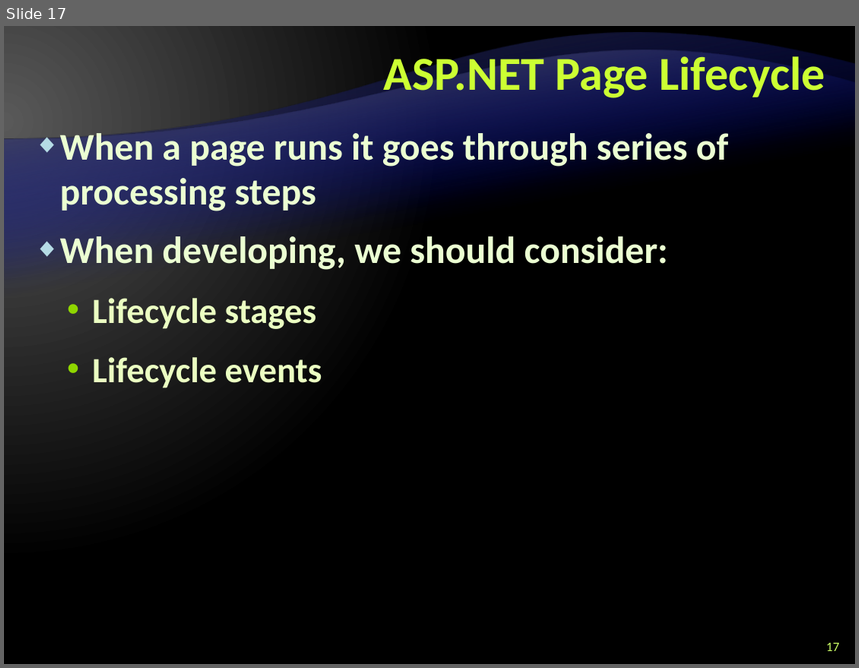
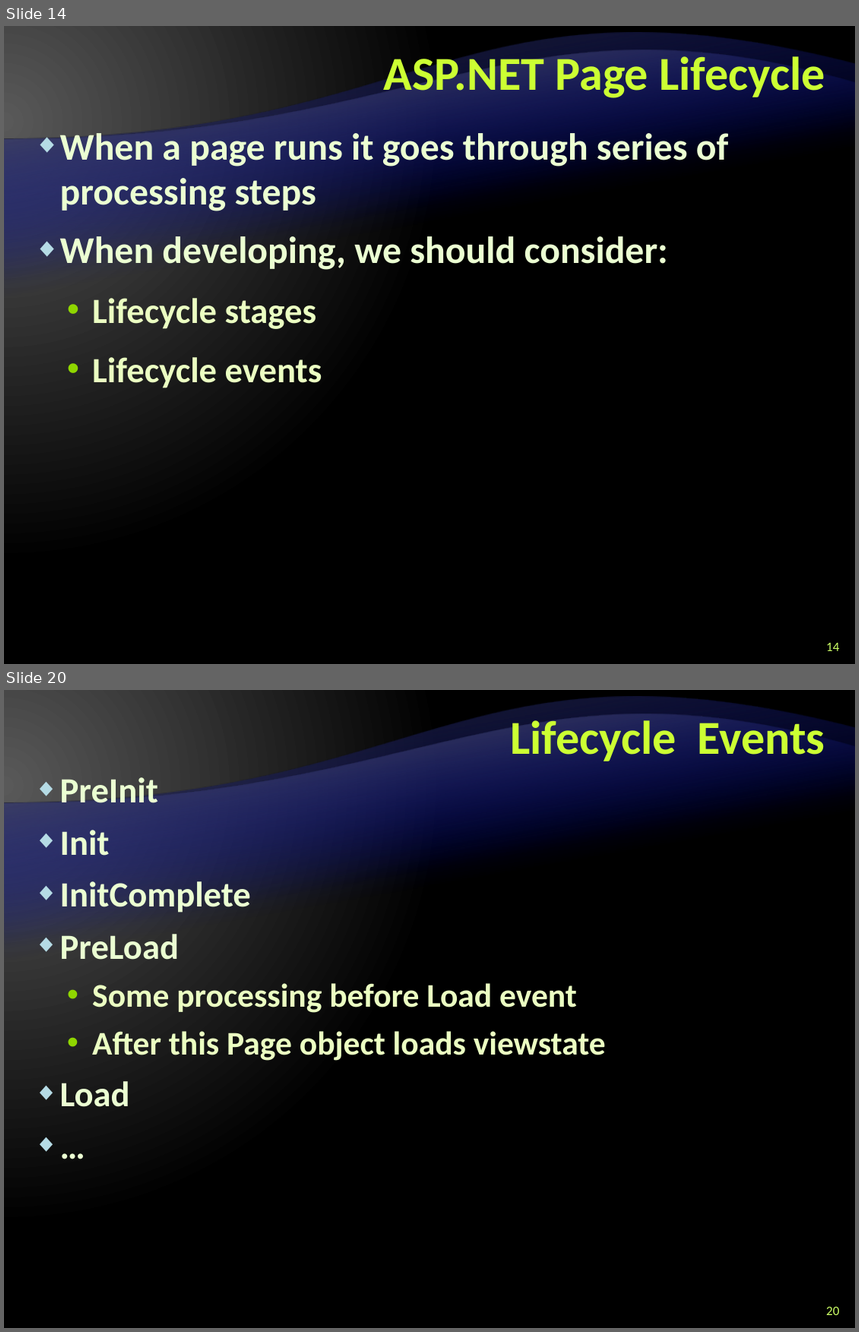
Before and after one commit to Graveheart/aspnetcourse, a slide deck: lectures/8. ASP.NET – Part I.pptx. Shown one above the other, each under a label of ours: slide 17 before the commit, slides 14 and 20 after it; the slides between them are not shown. The pictures are 859x668 and 859x1332 pixels, drawn with LibreOffice and Linux fonts; fonts in the diff are those of the drawing; background and template pictures are left out. Boxes give left, top, right and bottom in pixels: in the first picture for what was removed or moved away, otherwise in the second. Text is boxed around its words. In the diff, an @@ line names an element or a change of style, - is before the commit and + after.

```diff
--- a/lectures/8. ASP.NET – Part I.pptx
+++ b/lectures/8. ASP.NET – Part I.pptx
@@ slide 20 added at bbox=[4, 690, 855, 1328], background gradient #595959 to #000000; not listed: 2 template elements that a slide beside it also shows @@
@@ title added at bbox=[510, 714, 826, 761], 40 pt, text #CCFF33, bold @@
+Lifecycle Events
@@ text added at bbox=[60, 773, 606, 1107], 28 pt, text #EBFFC2, bold @@
+◆ PreInit
+◆ Init
+◆ InitComplete
+◆ PreLoad
+  • Some processing before Load event
+  • After this Page object loads viewstate
+◆ Load
+◆ …
@@ page number added at bbox=[826, 1307, 839, 1315], 11 pt, text #CCFF66 @@
+20
@@ what was slide 17 is now slide 14 @@
@@ page number at bbox=[826, 643, 839, 651]: text changed @@
-17
+14
```
Also in this commit, not shown: 3 slides changed, 23 other slides added, 1 slide removed.
